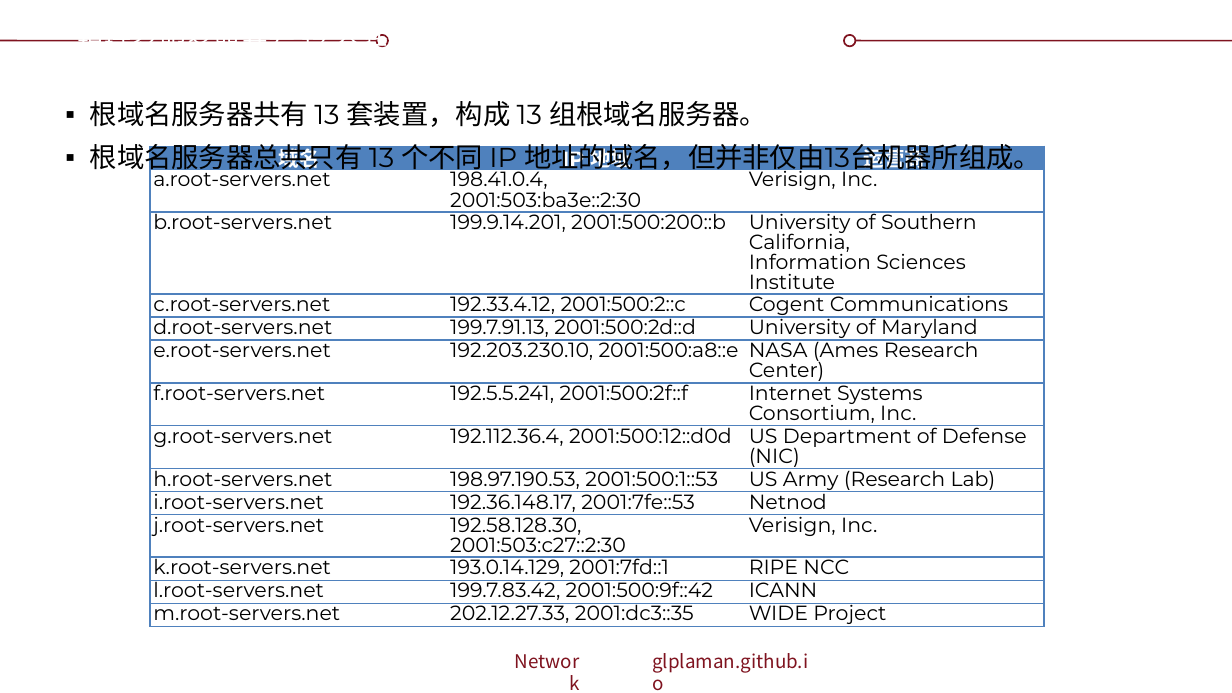
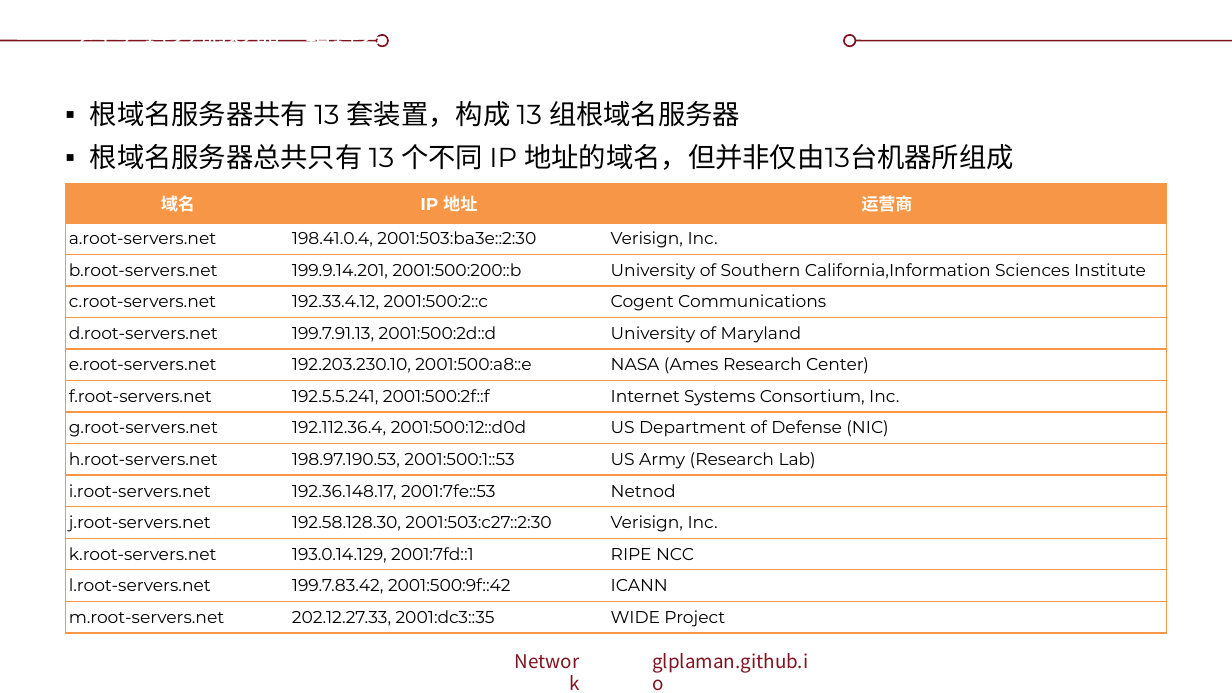
Before and after one commit to glplaman/glplaman.github.io, a slide deck: slide 23 of network/ppt/chap6.pptx. Drawn at 1232x693 pixels with LibreOffice and Linux fonts; fonts in the diff are those of the drawing; background and template pictures are left out. Boxes give left, top, right and bottom in pixels: in the first picture for what was removed or moved away, otherwise in the second. Text is boxed around its words. In the diff, an @@ line names an element or a change of style, - is before the commit and + after.

```diff
--- a/network/ppt/chap6.pptx
+++ b/network/ppt/chap6.pptx
@@ title at (78, 34, 470, 47): text changed @@
-根域名服务器共有 13 套装置
+6.1.3 域名服务器 - 根域名服务器
@@ text at (90, 101, 1013, 170): text changed @@
-▪ 根域名服务器共有 13 套装置，构成 13 组根域名服务器。
-▪ 根域名服务器总共只有 13 个不同 IP 地址的域名，但并非仅由13台机器所组成。
+▪ 根域名服务器共有 13 套装置，构成 13 组根域名服务器
+▪ 根域名服务器总共只有 13 个不同 IP 地址的域名，但并非仅由13台机器所组成
@@ table at (65, 184, 1167, 632) @@
-row 3, column 3: University of Southern California, Information Sciences Institute
+row 3, column 3: University of Southern California,Information Sciences Institute
@@ fill #4F81BD to #F79646 in row 1 @@
@@ size 12 to 10 pt @@
@@ font Calibri to Montserrat in "地址" @@
@@ line spacing 0.8 to 1 @@
@@ borders changed @@
@@ table: place and size @@
-table at (150, 147, 1044, 643)
+table at (65, 184, 1167, 632)
```
Also in this commit, not shown: 61 other slides changed, 2 slides added, 8 slides removed, 10 other files.
